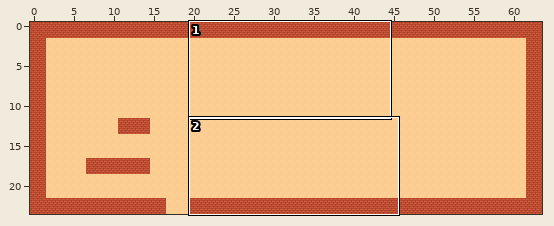
Two versions of a level (Tiled map, proyecto_desarollo-main/citm_desvj_project_template-L8_Map_Metadata_Solution/Output/Assets/Maps/MapTemplate.tmx). The picture above shows the old version from afar; the outline marks the close-up.
Close-up. Old version:
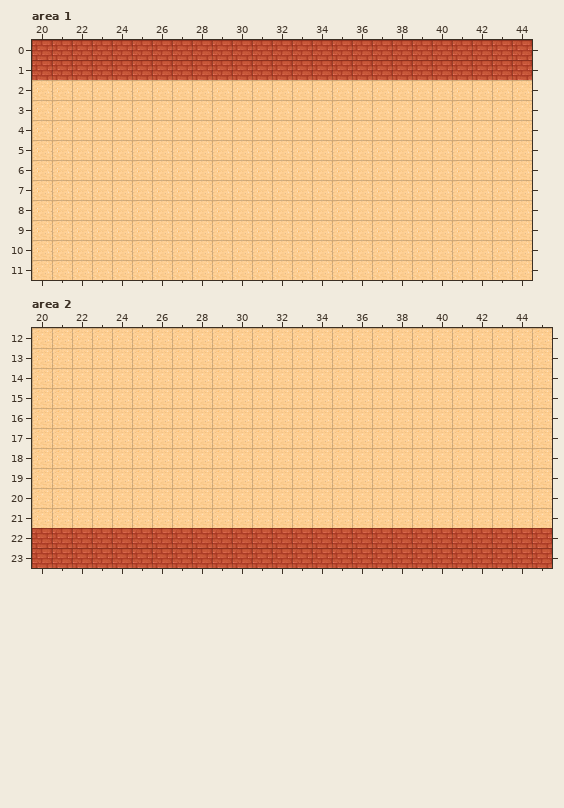
Cells are 32x32 px. Shown: area 1 x 20..44, y 0..11; area 2 x 20..45, y 12..23. The commit also changed other parts of the map, which this record leaves out.
New version:
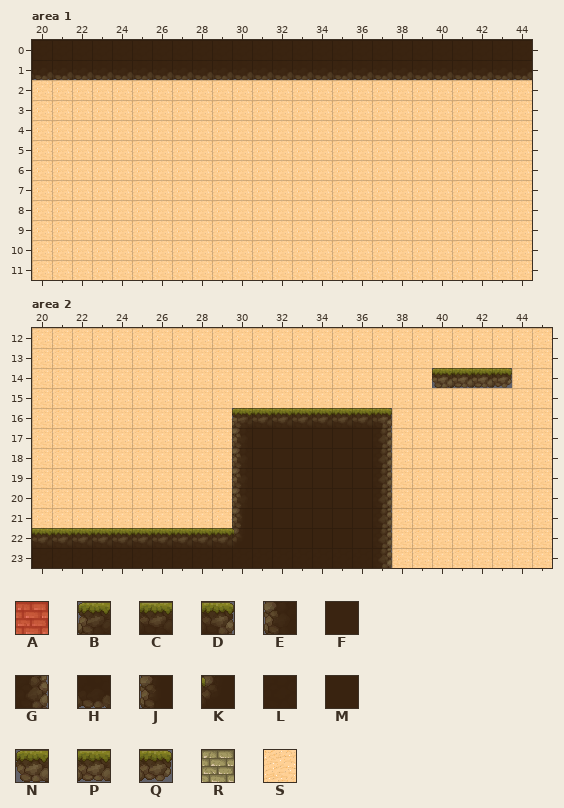
Key: from "MapMetadata": A 0; from "TX Tileset Ground": B 0, C 1, D 2, E 16, F 17, G 18, H 65, J 82, K 98, L 103, M 182, N 224, P 225, Q 226; from "tmw_desert_spacing": R 9, S 29.
_ is an empty cell, . an unchanged one.
See-through tiles are keyed as they look on the map.
Difference:
--- layer "Map", area 1
@@ x 20..44 @@
- 0 RRRRRRRRRRRRRRRRRRRRRRRRR
- 1 RRRRRRRRRRRRRRRRRRRRRRRRR
+ 0 LLLLLLLLLLLLLLLLLLLLLLLLL
+ 1 HHHHHHHHHHHHHHHHHHHHHHHHH
--- layer "Collisions" (now hidden), area 1
@@ x 20..44 @@
- 0 AAAAAAAAAAAAAAAAAAAAAAAAA
- 1 AAAAAAAAAAAAAAAAAAAAAAAAA
+ 0 _________________________
+ 1 _________________________
--- layer "Map", area 2
@@ x 40..43 @@
-14 SSSS
+14 NPPQ
@@ x 20..45 @@
-16 ..........SSSSSSSS........
-17 ..........SSSSSSSS........
-18 ..........SSSSSSSS........
-19 ..........SSSSSSSS........
-20 ..........SSSSSSSS........
-21 ..........SSSSSSSS........
-22 RRRRRRRRRRRRRRRRRRRRRRRRRR
-23 RRRRRRRRRRRRRRRRRRRRRRRRRR
+16 ..........BCCCCCCD........
+17 ..........EFFFFFFG........
+18 ..........EFFFFFFG........
+19 ..........EFFFFFFG........
+20 ..........EFFFFFFG........
+21 ..........JMFFFFFG........
+22 CCCCCCCCCCKFMMMMFGSSSSSSSS
+23 LLLLLLLLLLLLLLLLLGSSSSSSSS
--- layer "Collisions" (now hidden), area 2
@@ x 20..45 @@
-22 AAAAAAAAAAAAAAAAAAAAAAAAAA
-23 AAAAAAAAAAAAAAAAAAAAAAAAAA
+22 __________________________
+23 __________________________
